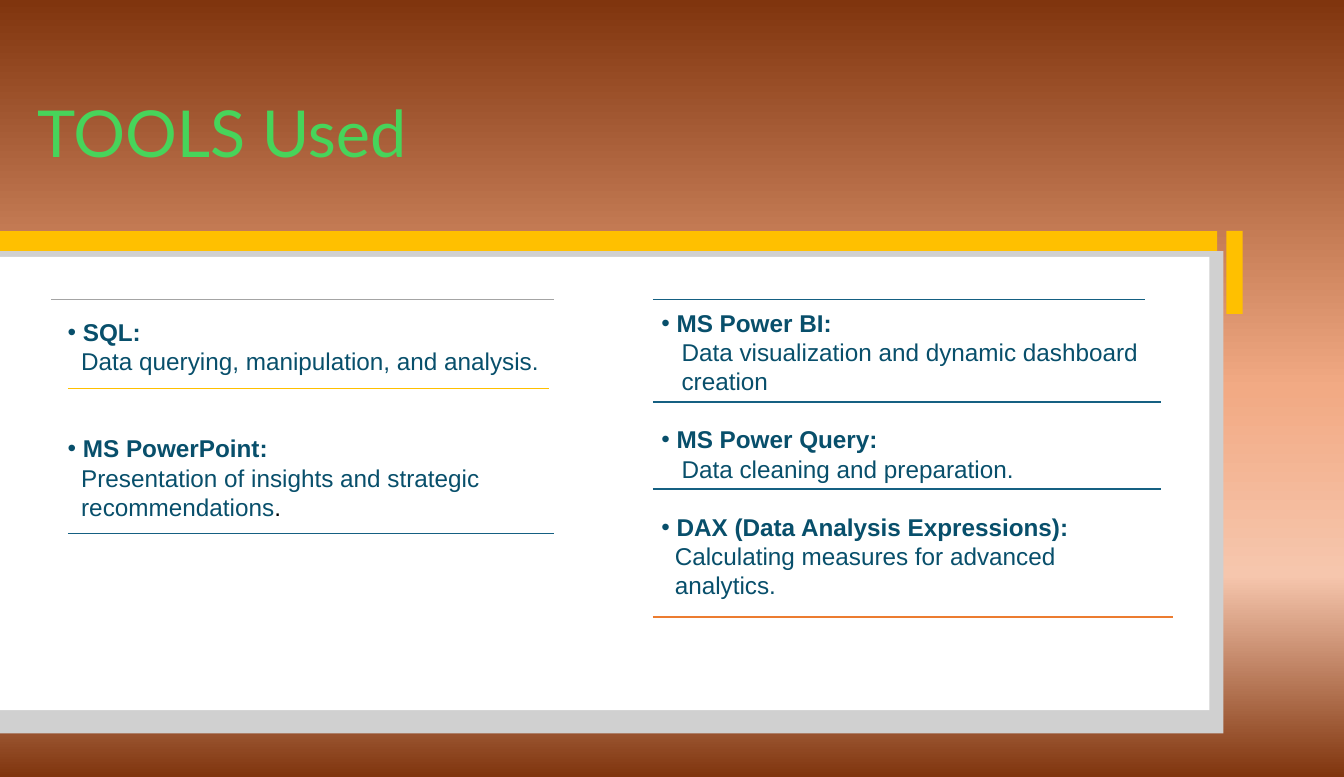
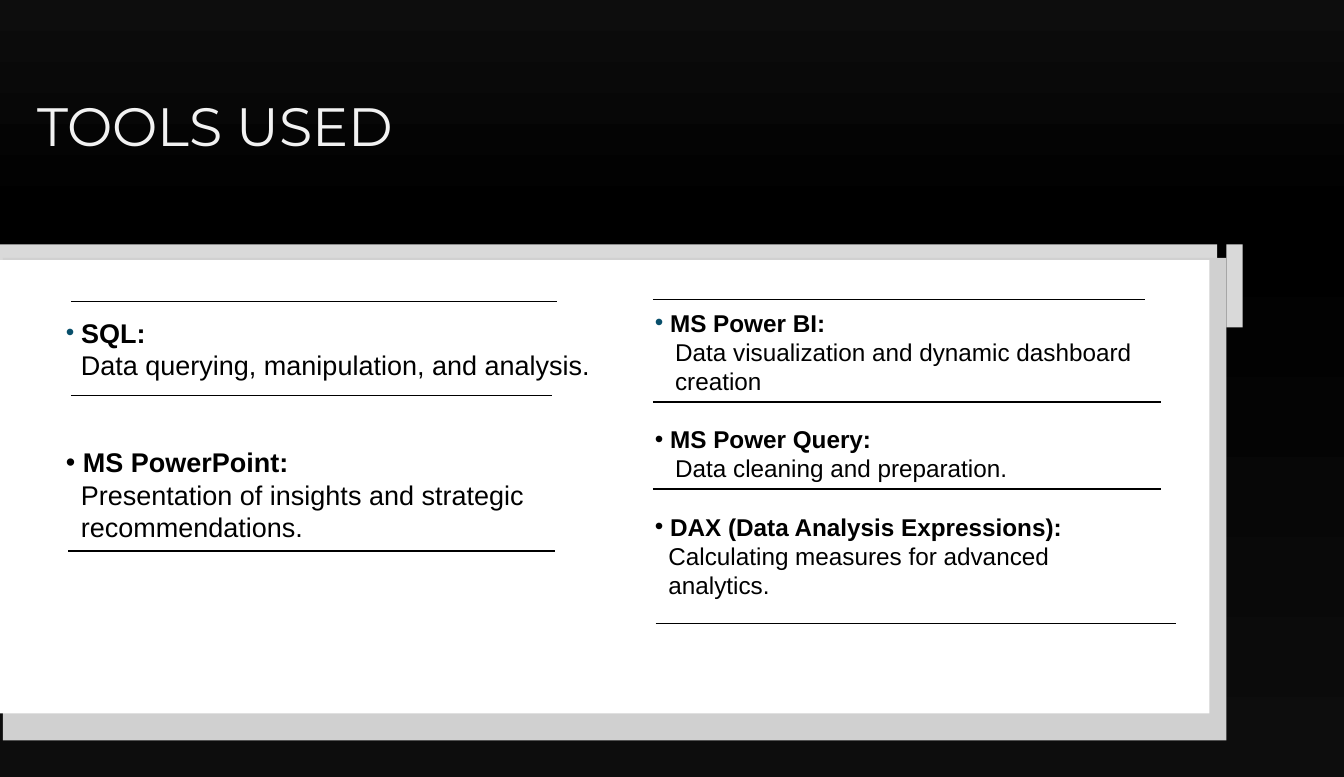
Before and after one commit to jasnoorvirk26/SuperstoreSalesAnalysis, a slide deck: slide 6 of Superstore-Analysis-Presentation.pptx. Drawn at 1344x777 pixels with LibreOffice and Linux fonts; fonts in the diff are those of the drawing; grey boxes stand for pictures. Boxes give left, top, right and bottom in pixels: in the first picture for what was removed or moved away, otherwise in the second. Text is boxed around its words. In the diff, an @@ line names an element or a change of style, - is before the commit and + after.

```diff
--- a/Superstore-Analysis-Presentation.pptx
+++ b/Superstore-Analysis-Presentation.pptx
@@ background gradient #80350E to #F2AA84 to #F6C6AD to gradient #0D0D0D to #000000 @@
@@ title at box(37, 108, 394, 147): text changed; size 48 to 40 pt; font Lato to Montserrat; text colour #47D45A to #F2F2F2 @@
-TOOLS Used
+TOOLS USED
@@ freeform shape at box(0, 260, 1210, 714): outline redrawn @@
@@ freeform shape at box(0, 245, 1218, 328): fill #FFC000 to #D9D9D9 @@
@@ freeform shape at box(1226, 245, 1243, 328): fill #FFC000 to #D9D9D9 @@
@@ line (653, 299) - (1146, 299): stroke #156082 1 pt to #000000 1 pt @@
@@ text "SQL:" at box(81, 324, 590, 538): size 18 to 20 pt, text colour #084F6A to #000000 @@
@@ freeform shape: place and size @@
-freeform shape at box(52, 299, 555, 304)
+freeform shape at box(71, 301, 557, 311)
@@ freeform shape at box(71, 301, 557, 311): outline #A4A4A4 1 pt to #000000 1 pt @@
@@ text "MS Power BI:": place and size @@
-text "MS Power BI:" at box(675, 315, 1138, 599)
+text "MS Power BI:" at box(668, 315, 1131, 599)
@@ text "MS Power BI:" at box(668, 315, 1131, 599): text colour #084F6A to #000000 @@
@@ freeform shape at box(71, 396, 553, 396): outline #FFC000 1 pt to #000000 1 pt @@
@@ line (653, 402) - (1161, 402): stroke #156082 1 pt to #000000 1 pt @@
@@ line (653, 490) - (1161, 490): stroke #156082 1 pt to #000000 1 pt @@
@@ 2 freeform shapes, 1 line: place and size @@
-2 freeform shapes, 1 line at box(0, 231, 1243, 534)
+2 freeform shapes, 1 line at box(0, 245, 1243, 551)
@@ line (68, 551) - (555, 551): stroke #156082 1 pt to #000000 1 pt @@
@@ 2 freeform shapes, 1 picture: place and size @@
-2 freeform shapes, 1 picture at box(0, 252, 1223, 735)
+2 freeform shapes, 1 picture at box(3, 258, 1226, 741)
@@ freeform shape at box(656, 619, 1177, 624): outline #EC7C30 1 pt to #000000 1 pt @@
```
Also in this commit, not shown: 14 other slides changed.
